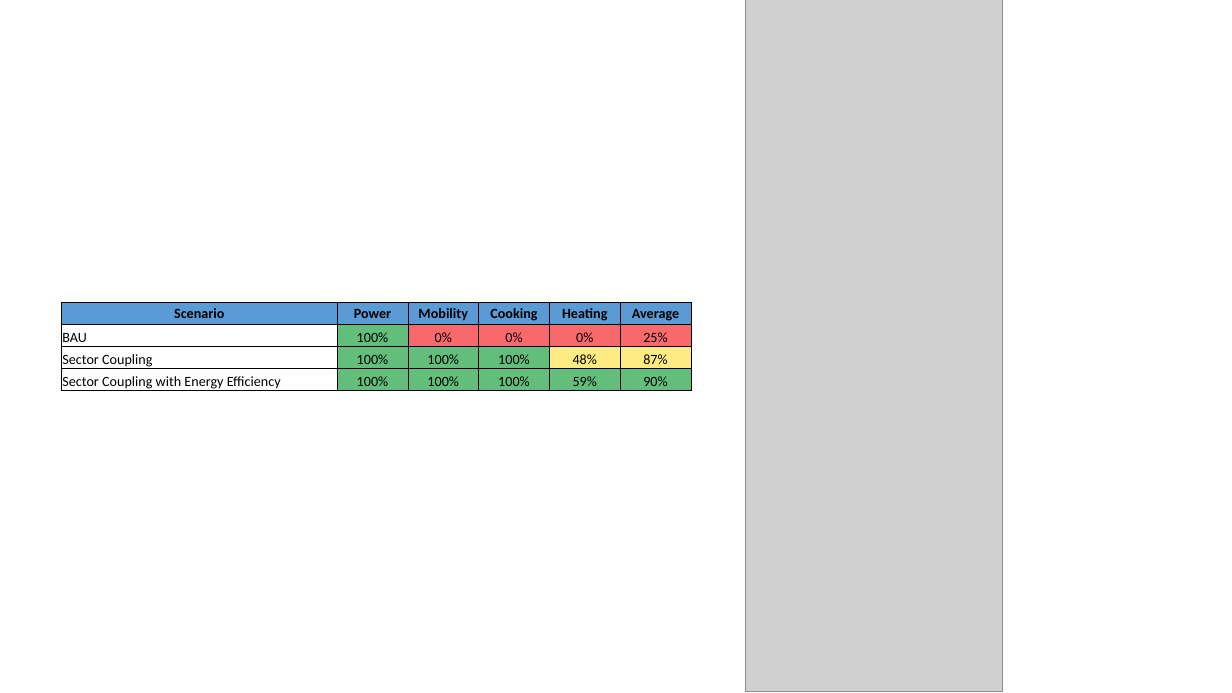
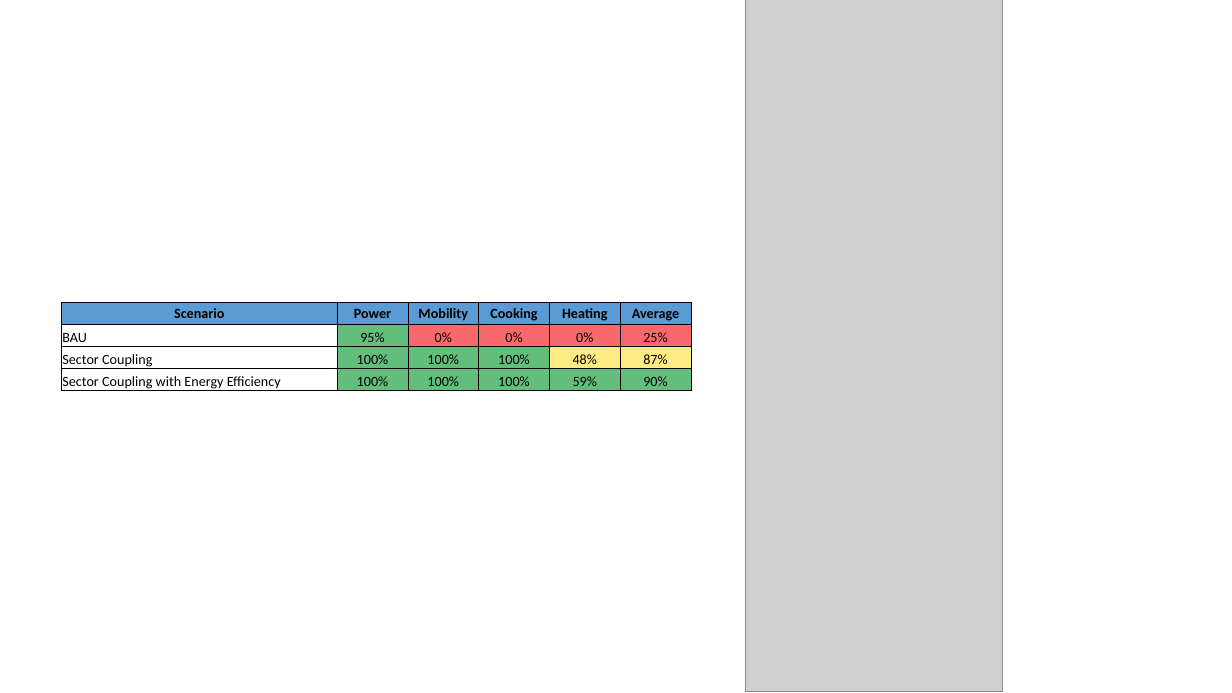
Before and after one commit to TahaAhmedSiddiqui/Energy-Modelling---Isle-of-Eigg, a slide deck: slide 13 of 5. Results/Results.pptx. Drawn at 1232x693 pixels with LibreOffice and Linux fonts; fonts in the diff are those of the drawing; grey boxes stand for pictures. Boxes give left, top, right and bottom in pixels: in the first picture for what was removed or moved away, otherwise in the second. Text is boxed around its words. In the diff, an @@ line names an element or a change of style, - is before the commit and + after.

```diff
--- a/5. Results/Results.pptx
+++ b/5. Results/Results.pptx
@@ table at bbox=[62, 302, 693, 393] @@
-row 2, column 2: 100%
+row 2, column 2: 95%
```
Also in this commit, not shown: 8 other slides changed, 1 slide added, 1 slide removed, 48 other files.
